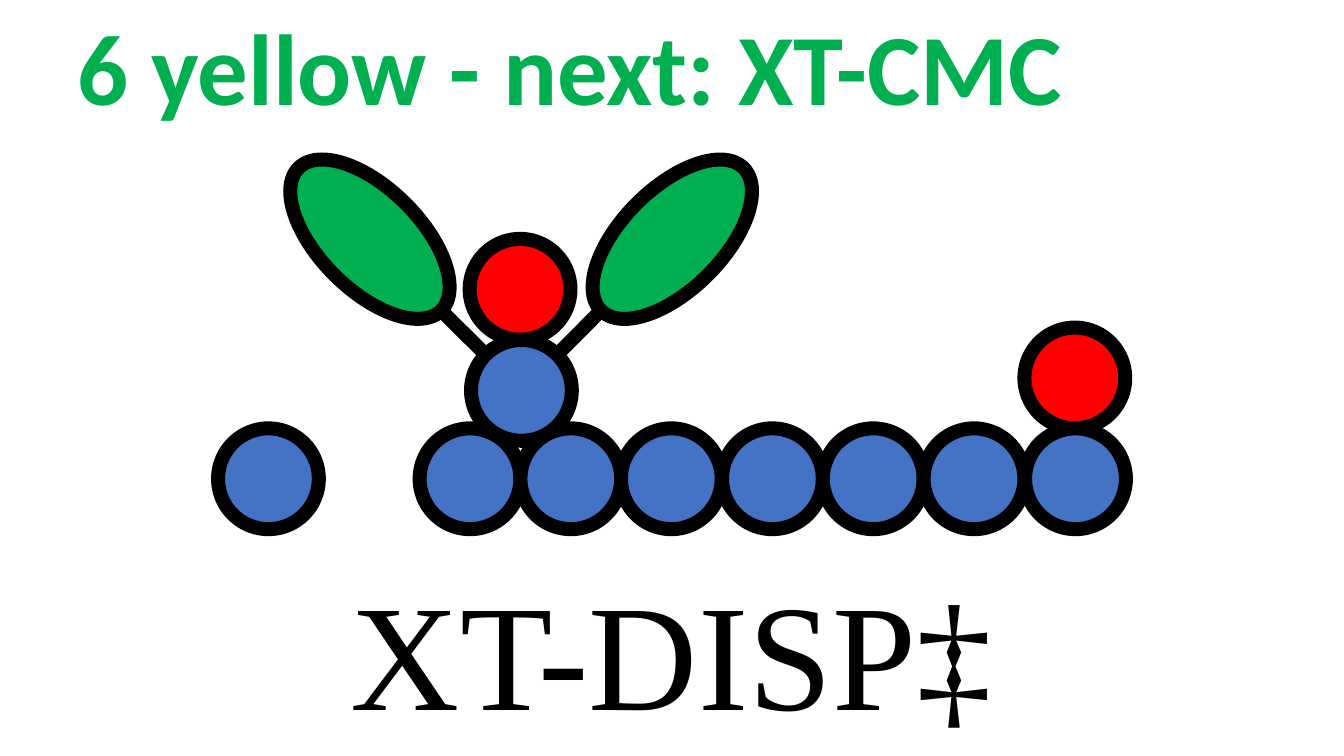
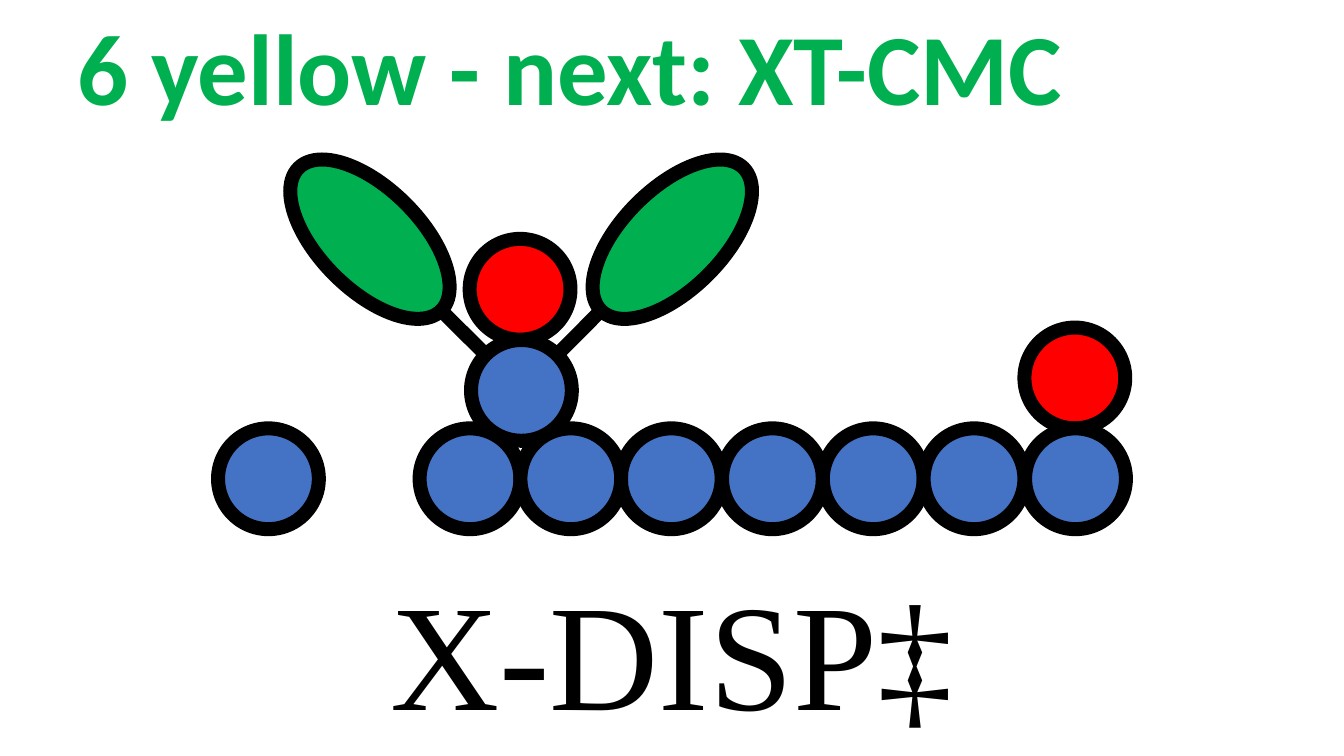
Before and after one commit to rzk1/ullmann, a slide deck: slide 24 of Labels/labels.pptx. Drawn at 1344x756 pixels with LibreOffice and Linux fonts; fonts in the diff are those of the drawing. Boxes give left, top, right and bottom in pixels: in the first picture for what was removed or moved away, otherwise in the second. Text is boxed around its words. In the diff, an @@ line names an element or a change of style, - is before the commit and + after.

```diff
--- a/Labels/labels.pptx
+++ b/Labels/labels.pptx
@@ text at <box>390,605,953,728</box>: text changed @@
-XT-DISP‡
+X-DISP‡
```
Also in this commit, not shown: 9 other slides changed, 25 other files.
